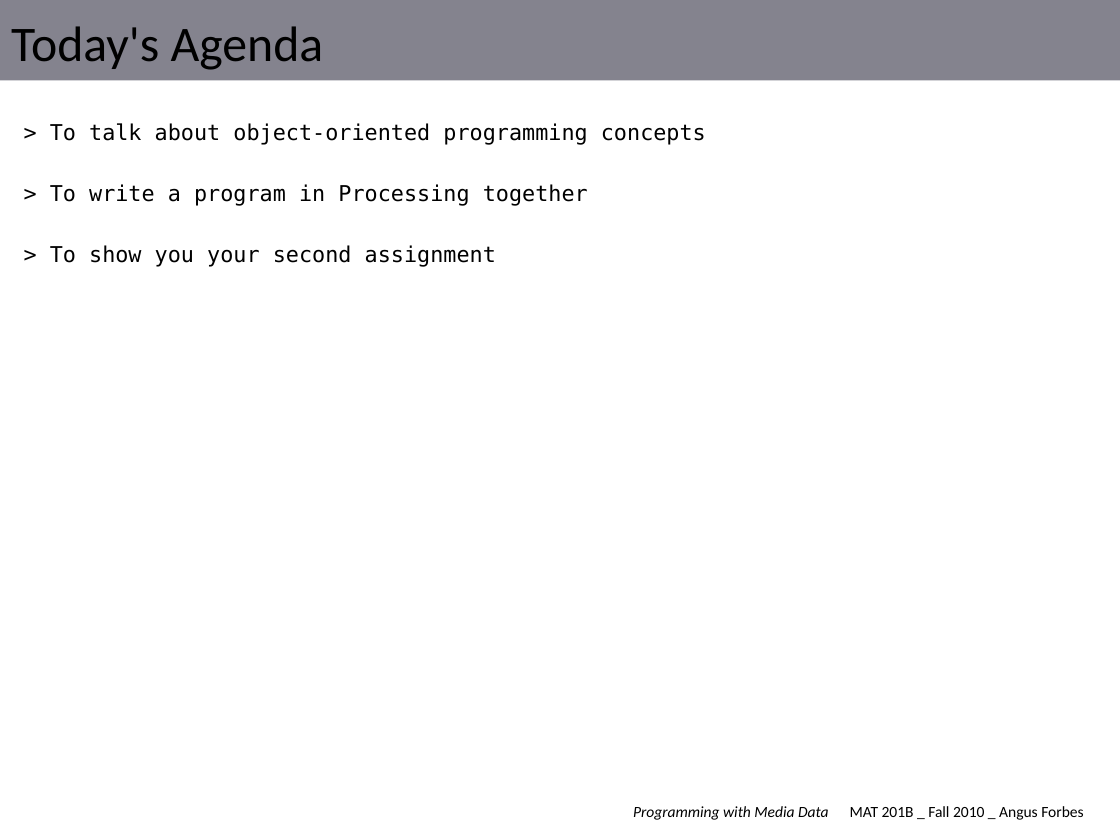
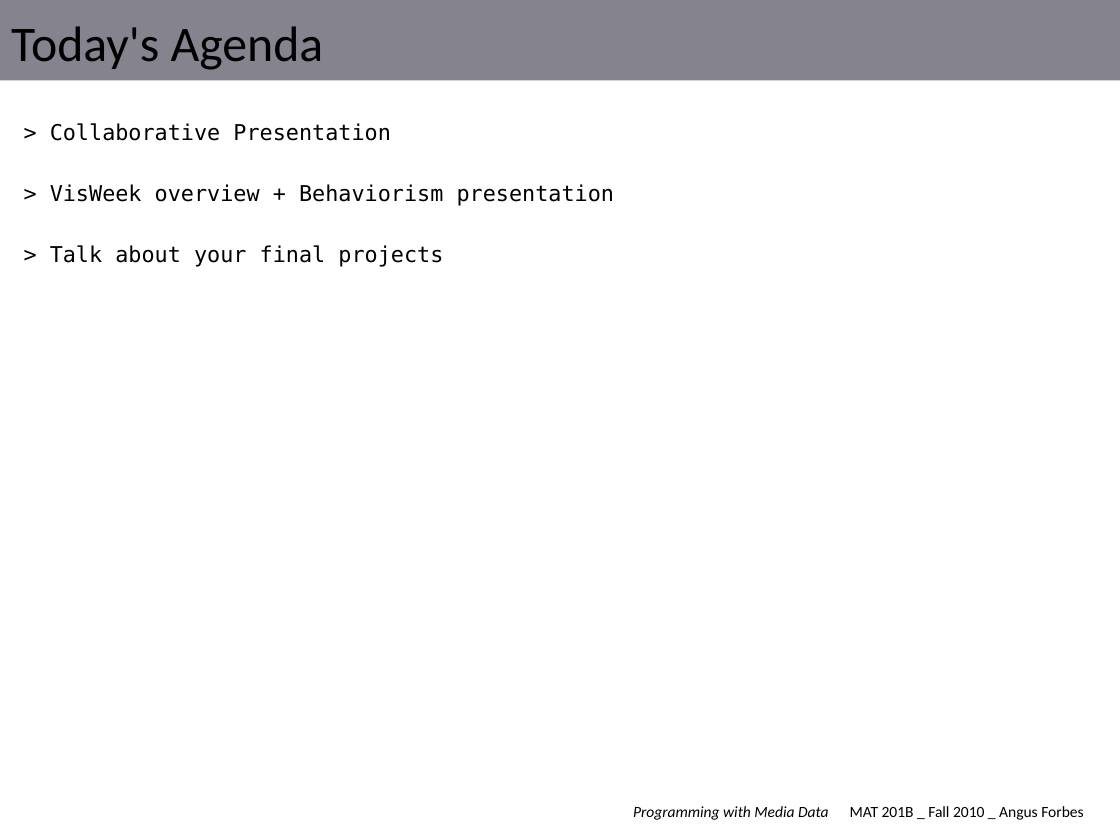
Before and after one commit to angusforbes/mat201b, a slide deck: slide 1 of slides/template.pptx. Drawn at 1120x840 pixels with LibreOffice and Linux fonts; fonts in the diff are those of the drawing. Boxes give left, top, right and bottom in pixels: in the first picture for what was removed or moved away, otherwise in the second. Text is boxed around its words. In the diff, an @@ line names an element or a change of style, - is before the commit and + after.

```diff
--- a/slides/template.pptx
+++ b/slides/template.pptx
@@ text at (50, 123, 614, 267): text changed @@
-> To talk about object-oriented programming concepts
-> To write a program in Processing together
-> To show you your second assignment
+> Collaborative Presentation
+> VisWeek overview + Behaviorism presentation
+> Talk about your final projects
```
Also in this commit, not shown: 2 other slides changed, 10 slides removed, 16 other files.
